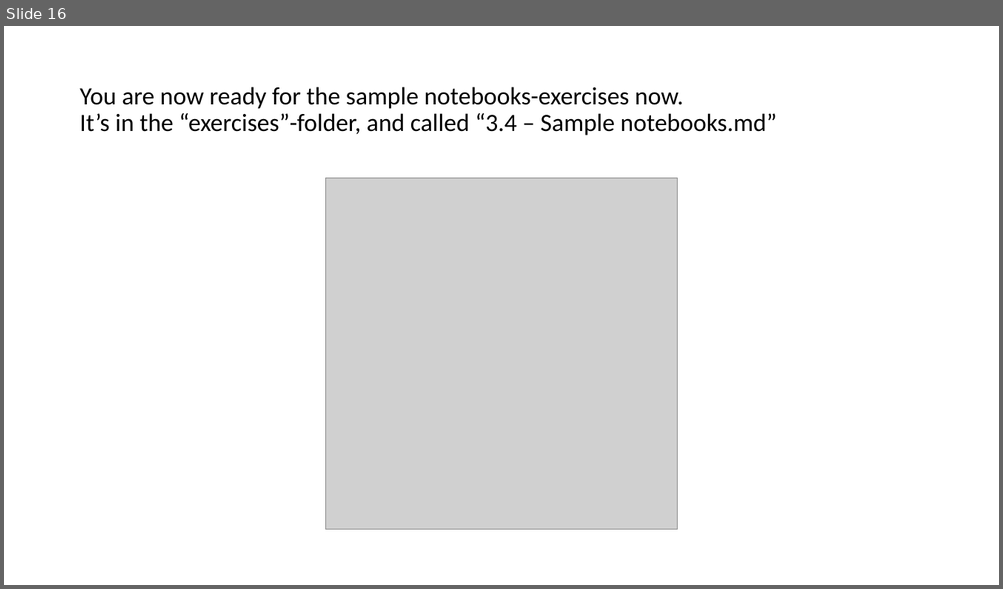
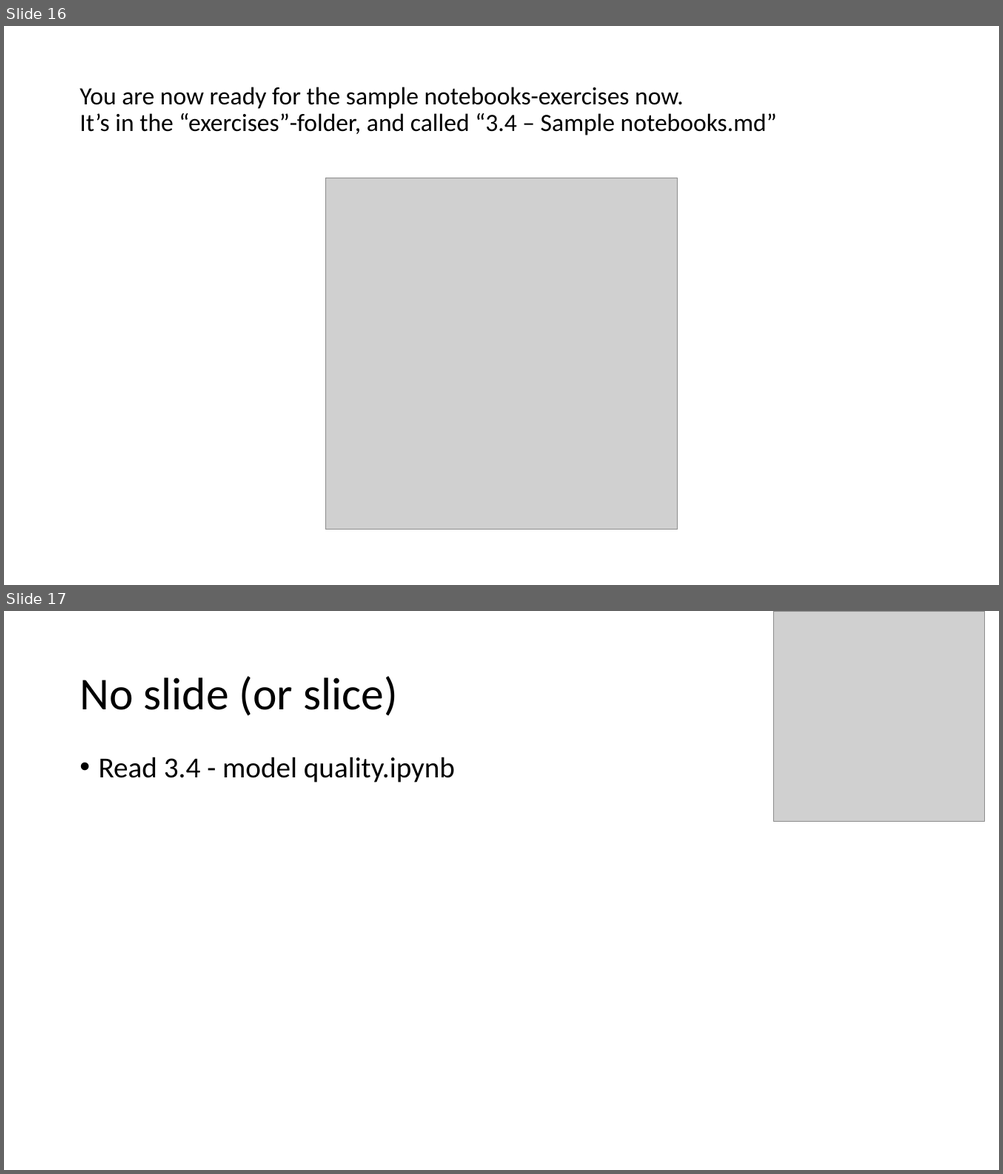
Before and after one commit to mjochen/CloudAI, a slide deck: PPT/3 - Implementing a pipeline.pptx. Shown one above the other, each under a label of ours: slide 16 before the commit, slides 16 and 17 after it. The pictures are 1003x589 and 1003x1174 pixels, drawn with LibreOffice and Linux fonts; fonts in the diff are those of the drawing; grey boxes stand for pictures. Boxes give left, top, right and bottom in pixels: in the first picture for what was removed or moved away, otherwise in the second. Text is boxed around its words. In the diff, an @@ line names an element or a change of style, - is before the commit and + after.

```diff
--- a/PPT/3 - Implementing a pipeline.pptx
+++ b/PPT/3 - Implementing a pipeline.pptx
@@ slide 17 added at bbox=[4, 611, 999, 1170], background #FFFFFF @@
@@ picture added at bbox=[774, 611, 984, 821] @@
@@ title added at bbox=[79, 676, 398, 716], 44 pt, text #000000 @@
+No slide (or slice)
@@ text added at bbox=[99, 757, 455, 783], 28 pt, text #000000 @@
+• Read 3.4 - model quality.ipynb
```
Also in this commit, not shown: 1 slide changed, 2 other slides added, 1 slide removed, 7 other files.
